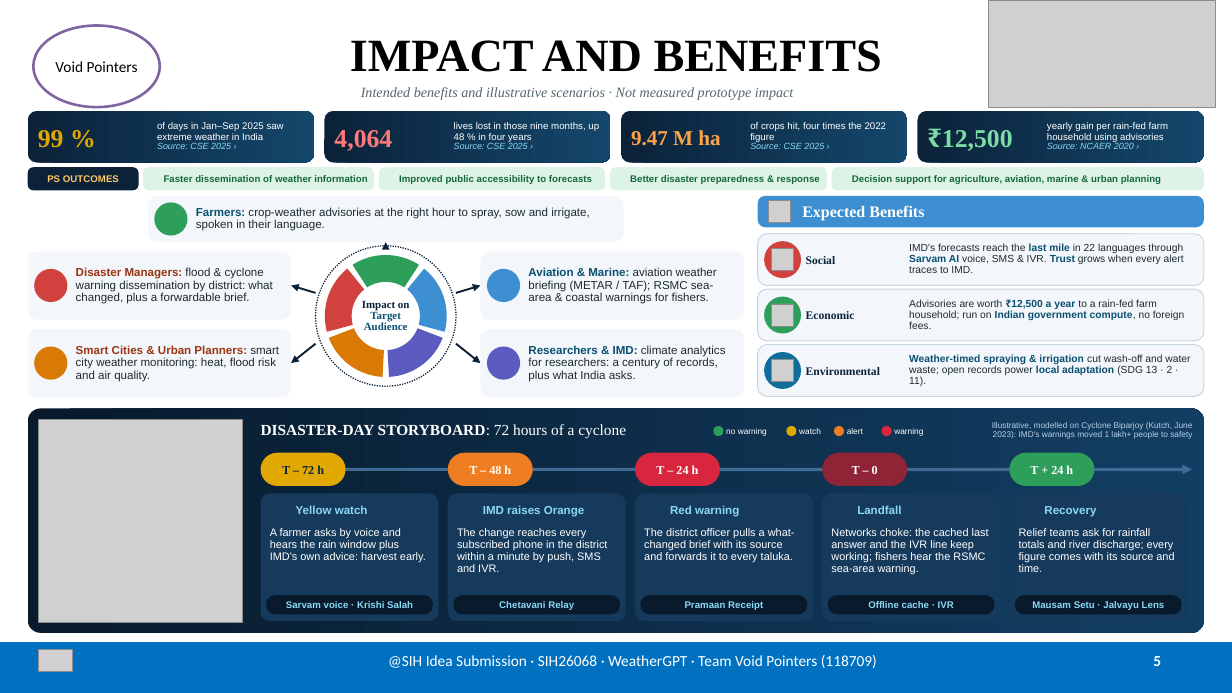
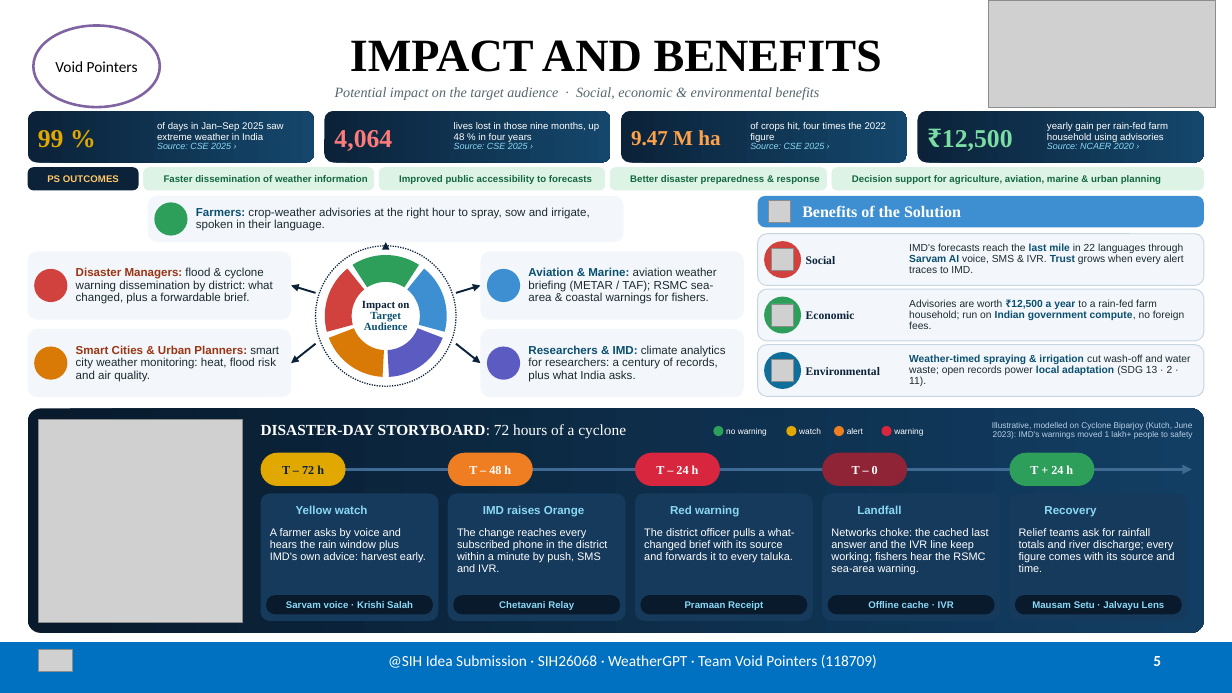
Before and after one commit to Abhichandani-Yash-Manish/WeatherGPT_, a slide deck: slide 5 of WeatherGPT_SIH26068_VoidPointers_FINAL.pptx. Drawn at 1232x693 pixels with LibreOffice and Linux fonts; fonts in the diff are those of the drawing; grey boxes stand for pictures; background and template pictures are left out. Boxes give left, top, right and bottom in pixels: in the first picture for what was removed or moved away, otherwise in the second. Text is boxed around its words. In the diff, an @@ line names an element or a change of style, - is before the commit and + after.

```diff
--- a/WeatherGPT_SIH26068_VoidPointers_FINAL.pptx
+++ b/WeatherGPT_SIH26068_VoidPointers_FINAL.pptx
@@ text at (x1=335, y1=87, x2=819, y2=100): text changed @@
-Intended benefits and illustrative scenarios · Not measured prototype impact
+Potential impact on the target audience · Social, economic & environmental benefits
@@ text in rounded rectangle at (x1=802, y1=205, x2=961, y2=217): text changed @@
-Expected Benefits
+Benefits of the Solution
```
Also in this commit, not shown: 5 other slides changed, 2 other files.
